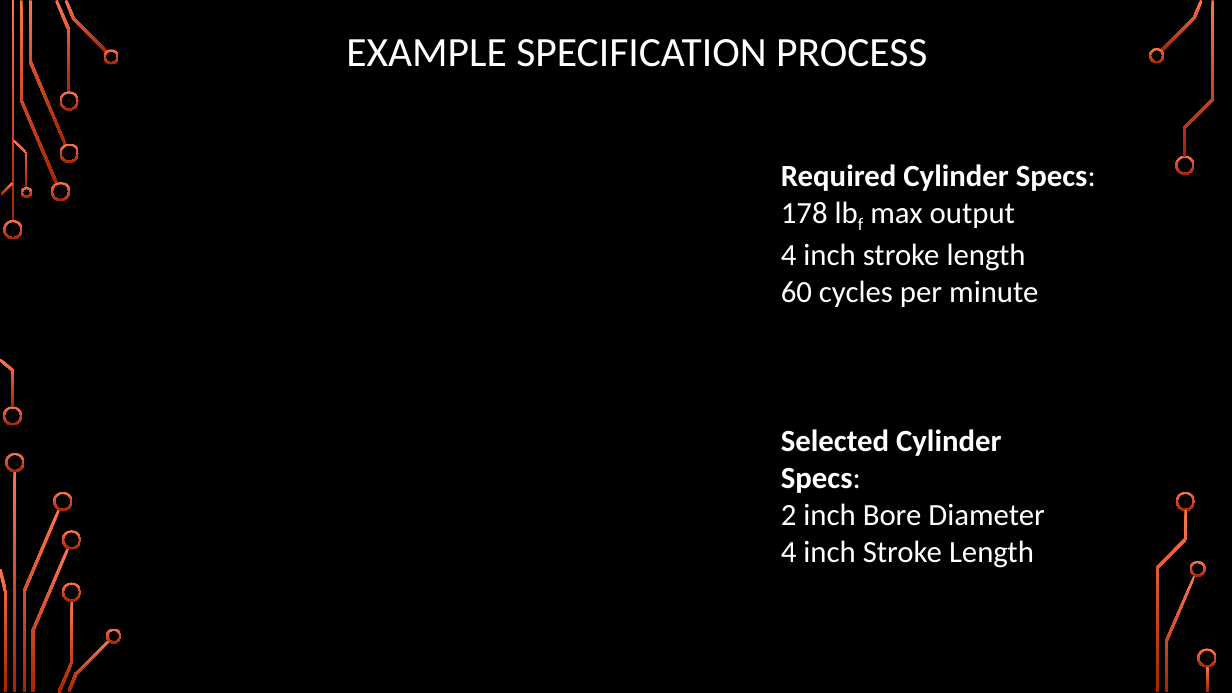
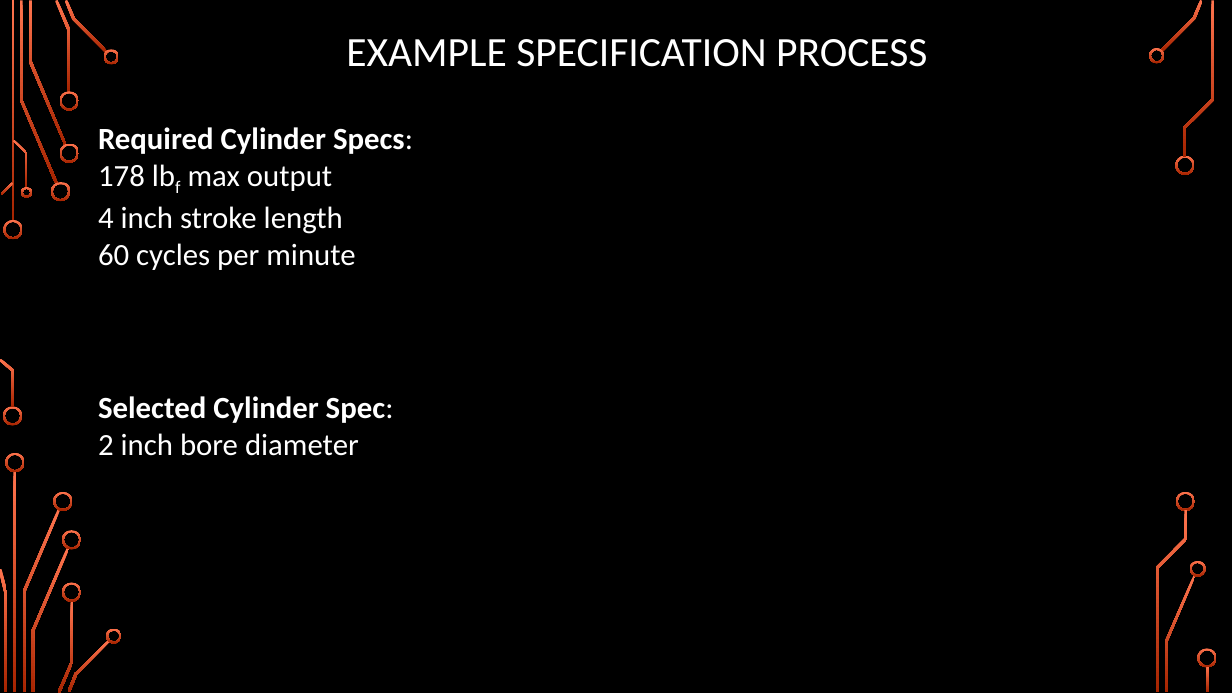
Before and after one commit to Logiant/AgileRoboticControls, a slide deck: slide 30 of Documentation/Presentation/Design Presentation/Design Presentation.pptx. Drawn at 1232x693 pixels with LibreOffice and Linux fonts; fonts in the diff are those of the drawing; grey boxes stand for pictures; background and template pictures are left out. Boxes give left, top, right and bottom in pixels: in the first picture for what was removed or moved away, otherwise in the second. Text is boxed around its words. In the diff, an @@ line names an element or a change of style, - is before the commit and + after.

```diff
--- a/Documentation/Presentation/Design Presentation/Design Presentation.pptx
+++ b/Documentation/Presentation/Design Presentation/Design Presentation.pptx
@@ text "Required Cylinder Specs:": place and size @@
-text "Required Cylinder Specs:" at [781, 164, 1096, 307]
+text "Required Cylinder Specs:" at [98, 127, 413, 270]
@@ text at [98, 396, 394, 456]: text changed; bold on @@
-Selected Cylinder Specs:
-2 inch Bore Diameter
-4 inch Stroke Length
+Selected Cylinder Spec:
+2 inch bore diameter
```
Also in this commit, not shown: 6 other slides changed.
